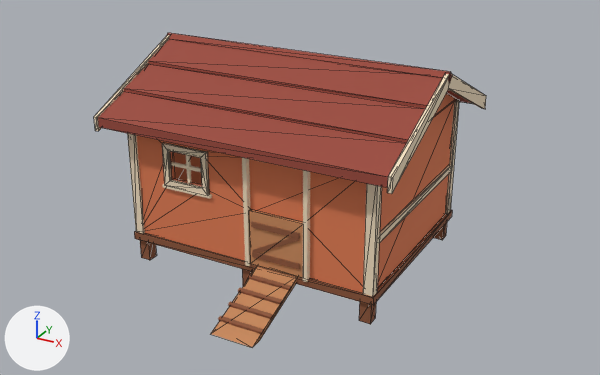
A saved change to the glTF model exp/pig-pens/baked/models/coop.glb.
One viewpoint serves both versions: a 50 mm camera at (4.4, -7.94, 4.77) aimed at (0.23, -0.35, 0.97). Every picture has the same lights, and +X, +Y and +Z are marked at lower left. The older version comes first. Mesh edges are drawn as thin lines on the coarser meshes. Where no turn or scale is listed for an object, it has been applied to the vertices. Vertices at exactly the same position are counted once.

The first picture shows 'corner_BL', 'corner_FL', 'corner_FR', 'door_guide_L', 'floor', 'front_board', 'pop_door_panel', 'rake_L', 'rake_R', 'ramp', 'ridge_cap', 'roof_shell', 'side_belt_L', 'side_board_L', 'side_board_R', 'stilt_0F', 'stilt_2B', 'stilt_2F', 'window_frame' and 13 more.
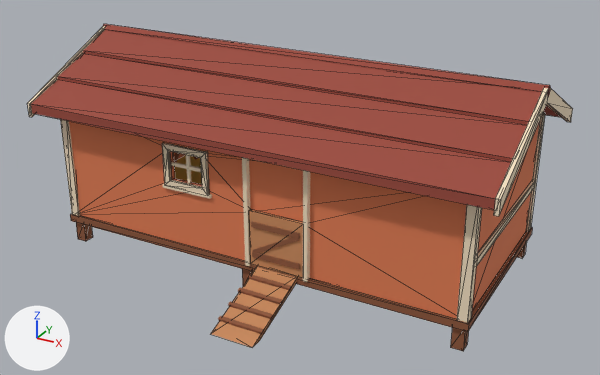
The change in detail:
me_floor is used by ob_floor; location (0.0, 0.0, 0.26).
me_floor had 8 vertices, 12 faces and spanned x -1.54..1.54, y -1.19..1.19, z 0.0..0.09.
me_floor now has 8 vertices, 12 faces and spans x -2.54..2.54, y -1.19..1.19, z 0.0..0.09.
me_floor part 1: the whole mesh is scaled about its middle by (1.65, 1, 1).
me_front_board is used by ob_front_board; location (0.0, -1.07, 0.0).
Before the commit, vertices of me_front_board: 2 (-1.5, 0.0, 0.34), 6 (1.5, 0.0, 0.34), 9 (-1.5, 0.0, 1.8), 10 (1.5, 0.0, 1.8), 12 (-1.5, -0.08, 0.34).
Before the commit, vertices of me_front_board: 20 (1.5, -0.08, 0.34), 21 (-1.5, -0.08, 1.8), 22 (1.5, -0.08, 1.8).
me_front_board had 24 vertices, 48 faces and spanned x -1.5..1.5, y -0.08..0.0, z 0.34..1.8.
me_front_board now has 24 vertices, 48 faces and spans x -2.5..2.5, y -0.08..0.0, z 0.34..1.8.
Part 2, on me_front_board:
Vertices 2, 9, 12, 21 of me_front_board move by (-1.0, 0.0, 0.0).
Vertices 6, 10, 20, 22 of me_front_board move by (1.0, 0.0, 0.0).
me_roof_shell is used by ob_roof_shell; location (0.0, 0.0, 0.0).
me_roof_shell had 28 vertices, 52 faces and spanned x -1.75..1.75, y -1.4..1.4, z 1.69..2.41.
me_roof_shell now has 28 vertices, 52 faces and spans x -2.75..2.75, y -1.4..1.4, z 1.69..2.41.
me_roof_shell part 3: the whole mesh is scaled about its middle by (1.57, 1, 1).
me_ridge_cap is used by ob_ridge_cap; location (0.0, 0.0, 2.391).
me_ridge_cap had 8 vertices, 12 faces and spanned x -1.78..1.78, y -0.06..0.06, z -0.06..0.06.
me_ridge_cap now has 8 vertices, 12 faces and spans x -2.78..2.78, y -0.06..0.06, z -0.06..0.06.
me_ridge_cap part 4: the whole mesh is scaled about its middle by (1.56, 1, 1).
me_rake_l is used by ob_rake_l; location (0.0, 0.0, 0.0).
me_rake_l had 12 vertices, 20 faces and spanned x 1.73..1.77, y -1.41..1.41, z 1.64..2.44.
me_rake_l now has 12 vertices, 20 faces and spans x 2.73..2.78, y -1.41..1.41, z 1.64..2.44.
me_rake_l part 5: the whole mesh is moved by (1.0, 0.0, 0.0).
me_rake_r is used by ob_rake_r; location (0.0, 0.0, 0.0).
me_rake_r had 12 vertices, 20 faces and spanned x -1.77..-1.73, y -1.41..1.41, z 1.64..2.44.
me_rake_r now has 12 vertices, 20 faces and spans x -2.78..-2.73, y -1.41..1.41, z 1.64..2.44.
me_rake_r part 6: the whole mesh is moved by (-1.0, 0.0, 0.0).
Object 'stilt_0F' (ob_stilt_0f) moves from (-1.435, -1.085, 0.0) to (-2.435, -1.085, 0.0).
Object 'stilt_2B' (ob_stilt_2b) moves from (1.435, 1.085, 0.0) to (2.435, 1.085, 0.0).
Object 'stilt_2F' (ob_stilt_2f) moves from (1.435, -1.085, 0.0) to (2.435, -1.085, 0.0).
Object 'corner_FL' (ob_corner_fl) moves from (1.47, -1.12, 0.335) to (2.47, -1.12, 0.335).
Object 'corner_FR' (ob_corner_fr) moves from (-1.47, 0.03, 0.335) to (-2.47, 0.03, 0.335).
Object 'corner_BL' (ob_corner_bl) moves from (1.47, -0.03, 0.335) to (2.47, -0.03, 0.335).
Object 'side_board_L' (ob_side_board_l) moves from (1.459, 0.0, 0.34) to (2.458, 0.0, 0.34).
Object 'side_belt_L' (ob_side_belt_l) moves from (1.513, 0.0, 0.959) to (2.513, 0.0, 0.959).
Object 'side_board_R' (ob_side_board_r) moves from (-1.459, 0.0, 0.34) to (-2.458, 0.0, 0.34).

Pixel boxes [x1, y1, x2, y2] of what changed, in the pictures (600 x 375 px):
'roof_shell', rescaled (41% wider, 21% taller)
    before: [98, 39, 473, 188]
    after: [31, 30, 560, 210]
'front_board', reshaped (73% wider, 25% taller)
    before: [137, 135, 367, 293]
    after: [69, 121, 467, 318]
'side_board_L', moved
    before: [377, 101, 454, 288]
    after: [472, 123, 539, 311]
'floor', rescaled (45% wider, 24% taller)
    before: [134, 210, 452, 305]
    after: [70, 214, 532, 332]
'rake_L', moved
    before: [387, 74, 486, 194]
    after: [494, 88, 573, 216]
'corner_FL', moved
    before: [363, 184, 382, 297]
    after: [457, 205, 482, 323]
'ridge_cap', rescaled (57% wider, 45% taller)
    before: [167, 33, 452, 83]
    after: [102, 24, 551, 97]
'corner_FR', moved
    before: [127, 133, 145, 234]
    after: [60, 119, 80, 216]
'side_belt_L', moved
    before: [379, 165, 452, 243]
    after: [476, 180, 535, 267]
'corner_BL', moved
    before: [445, 100, 459, 214]
    after: [526, 113, 545, 231]
'rake_R', moved
    before: [94, 35, 170, 131]
    after: [27, 26, 106, 117]
'stilt_2F', moved
    before: [359, 302, 376, 324]
    after: [450, 328, 469, 351]
'side_board_R', moved (mostly hidden afterwards)
    before: [173, 152, 202, 184]
    after: [173, 152, 186, 159]
'stilt_0F', moved
    before: [140, 240, 157, 260]
    after: [76, 223, 93, 241]
'stilt_2B', moved
    before: [433, 223, 447, 240]
    after: [517, 244, 526, 258]
